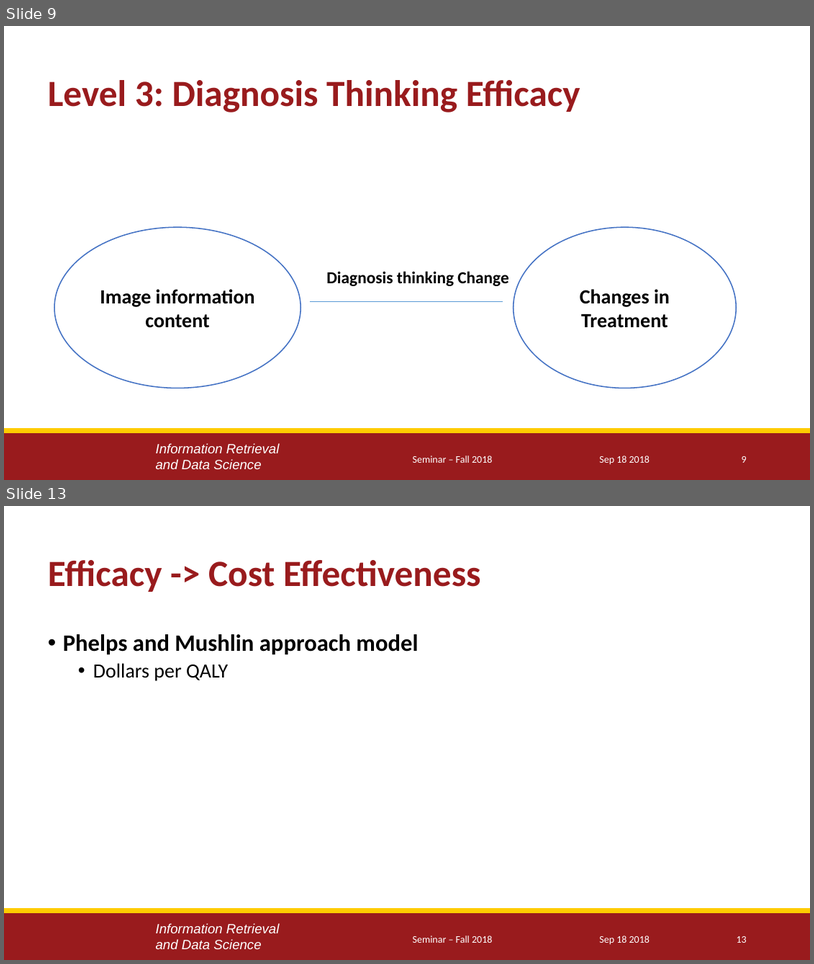
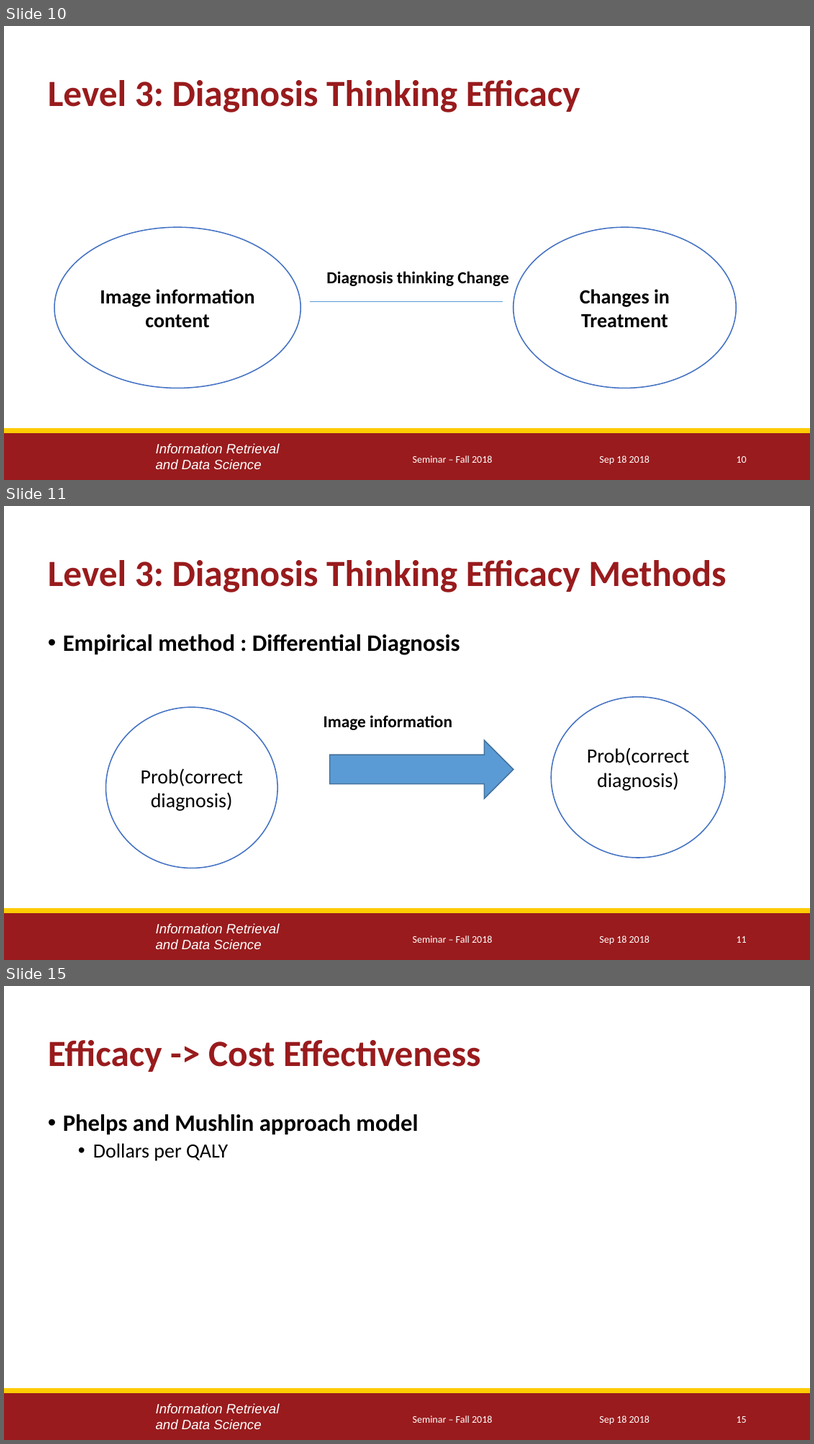
Before and after one commit to yuesOctober/survey, a slide deck: Presentation_1.pptx. Shown one above the other, each under a label of ours: slides 9 and 13 before the commit, slides 10, 11 and 15 after it; the slides between them are not shown. The pictures are 814x964 and 814x1444 pixels, drawn with LibreOffice and Linux fonts; fonts in the diff are those of the drawing; background and template pictures are left out. Boxes give left, top, right and bottom in pixels: in the first picture for what was removed or moved away, otherwise in the second. Text is boxed around its words. In the diff, an @@ line names an element or a change of style, - is before the commit and + after.

```diff
--- a/Presentation_1.pptx
+++ b/Presentation_1.pptx
@@ slide 11 added at [4, 506, 810, 960], background #FFFFFF; not listed: 3 template elements that a slide beside it also shows @@
@@ title added at [48, 560, 726, 592], 33 pt, text #991B1D, bold @@
+Level 3: Diagnosis Thinking Efficacy Methods
@@ text added at [63, 634, 460, 655], 21 pt, text #000000, bold @@
+• Empirical method : Differential Diagnosis
@@ ellipse added at [551, 696, 725, 857], fill #FFFFFF, outline #4472C4 1 pt, 18 pt, text #000000 @@
+Prob(correct diagnosis)
@@ ellipse added at [106, 707, 278, 867], fill #FFFFFF, outline #4472C4 1 pt, 18 pt, text #000000 @@
+Prob(correct diagnosis)
@@ text added at [324, 715, 453, 730], 15 pt, text #000000, bold @@
+Image information
@@ right arrow added at [329, 740, 514, 798], fill #5B9BD5, outline #43739E 1 pt @@
@@ text added at [413, 935, 492, 942], 9 pt, text #FFFFFF @@
+Seminar – Fall 2018
@@ text added at [599, 935, 650, 944], 9 pt, text #FFFFFF @@
+Sep 18 2018
@@ page number added at [737, 936, 747, 942], 9 pt, text #FFFFFF @@
+11
@@ what was slide 9 is now slide 10 @@
@@ page number at [737, 456, 747, 462]: text changed @@
-9
+10
@@ what was slide 13 is now slide 15 @@
@@ page number at [737, 1416, 747, 1422]: text changed @@
-13
+15
```
Also in this commit, not shown: 9 slides changed, 1 other slide added.
